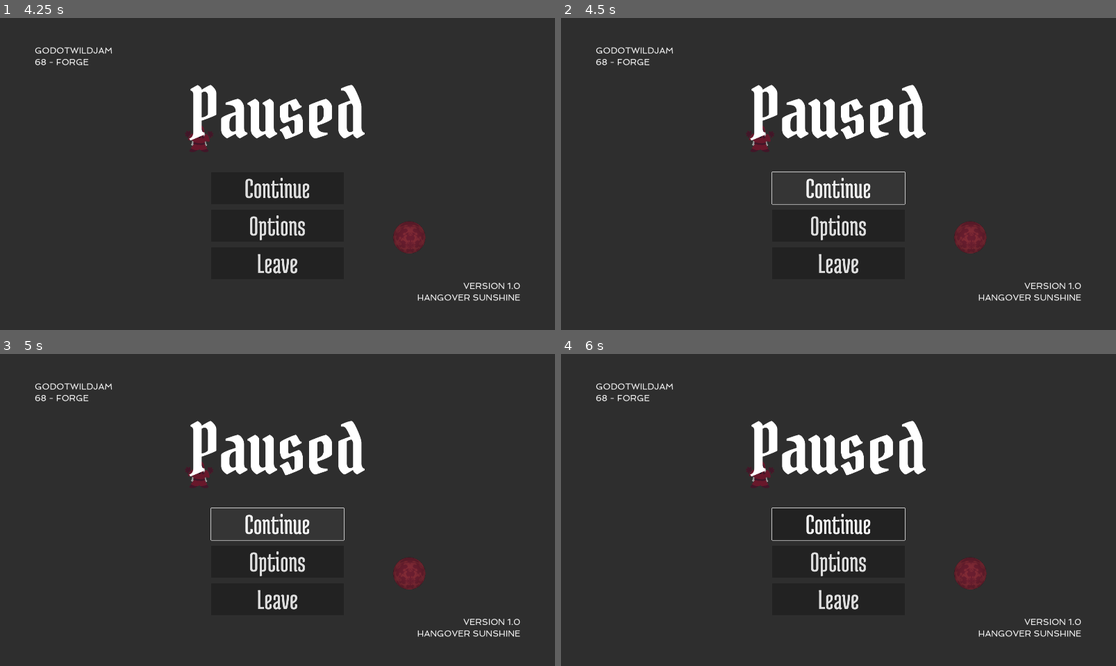
Above: before the commit, frames 1-4 (two rows, left to right).
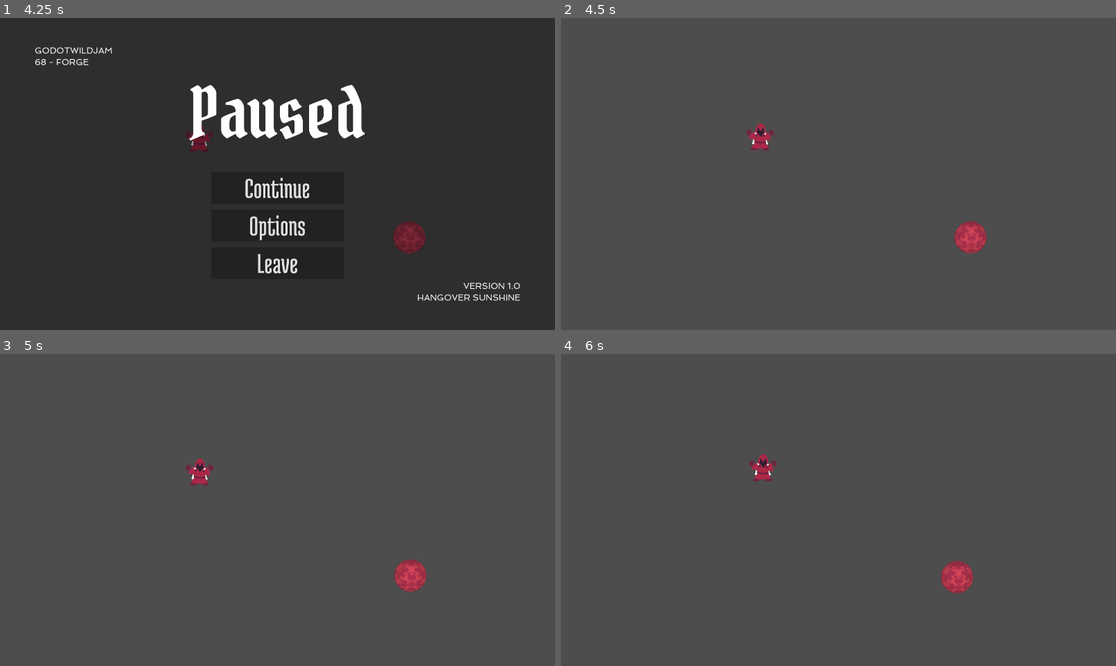
Above: after the commit, the same moments.

Repository: Hangover-Sunshine/KATAMARI-MEATBALL
Game: Godot game, scene res://scenes/Temporary/LevelTemplate.tscn
Two runs of this game, one before a commit and one after it. Both use one fixed random seed, a clock stepped at 60 frames per second and the inputs below. This scene is started directly instead of the project's main scene.
Inputs (mouse positions are in pixels of both pictures, inside the frame that each line leads up to):
- Up to frame 1 (4.25 s): tap Enter at 0.5 s; move the mouse to (249, 236) at 0.52 s; hold W (WalkUp) 0.53-2.03 s; click (249, 236) at 0.67 s; move the mouse to (444, 220) at 1.27 s; move the mouse to (111, 127) at 2.02 s; hold A (WalkLeft) 2.03-3.53 s; move the mouse to (305, 174) at 2.77 s; click (305, 174) at 2.92 s; move the mouse to (194, 96) at 3.52 s; hold S (WalkDown) from 3.53 s (still down); tap Escape (Pause) at 4.15 s
- Up to frame 2 (4.5 s): release S (WalkDown) at 4.25 s; click "Continue" at 4.25 s
- Up to frame 3 (5 s): no input
- Up to frame 4 (6 s): click (838, 525) at 5 s, where only the run before the commit has a clickable "Continue"; move the mouse to (960, 494) at 5.77 s; hold D (WalkRight) from 5.78 s (still down)

Frame 1 is identical in both runs. In frame 2, 97% of the frame differs, in the area x 0-100%, y 0-100%; in frame 3, 97%; in frame 4, 100%.

Commit message:
fixing bug where pause status gets inverted when leaving in pause menu

Diff:
--- a/autoloads/GlobalSignals.gd
+++ b/autoloads/GlobalSignals.gd
@@ -13,3 +13,4 @@
 signal convert_citizen_to_cultist(civy:Civilian)
 
 signal player_out_of_health # game over
+signal unpause
--- a/scripts/menus/Hub_Menu.gd
+++ b/scripts/menus/Hub_Menu.gd
@@ -10,6 +10,7 @@
 func _ready():
 	menu_open()
 	handle_connecting_signals()
+	get_tree().paused = false
 
 #Managing which menu is visible
 func _input(event):
--- a/scripts/menus/Pause_Menu.gd
+++ b/scripts/menus/Pause_Menu.gd
@@ -9,6 +9,7 @@
 
 # Called when the node enters the scene tree for the first time.
 func _ready():
+	pm_continue.button_down.connect(on_continue_pressed)
 	pm_leave.button_down.connect(on_leave_pressed)
 	pm_options.button_down.connect(on_options_pressed)
 	handle_connecting_signals()
@@ -16,6 +17,11 @@
 #Scene switching
 func on_leave_pressed() -> void:
 	GlobalSignals.emit_signal("load_scene", "Menus/Hub_Menu")
+
+# Following Brian's style...
+func on_continue_pressed():
+	GlobalSignals.emit_signal("unpause")
+##
 
 #Managing which menu is visible
 func on_options_pressed():
--- a/scripts/system/LevelControl.gd
+++ b/scripts/system/LevelControl.gd
@@ -5,6 +5,12 @@
 
 func _ready():
 	GlobalSignals.connect("scene_loaded", _scene_loaded)
+	GlobalSignals.connect("unpause", _unpause)
+##
+
+func _unpause():
+	get_tree().paused = false
+	pause_layer.hide()
 ##
 
 func _scene_loaded(new_scene:String):
